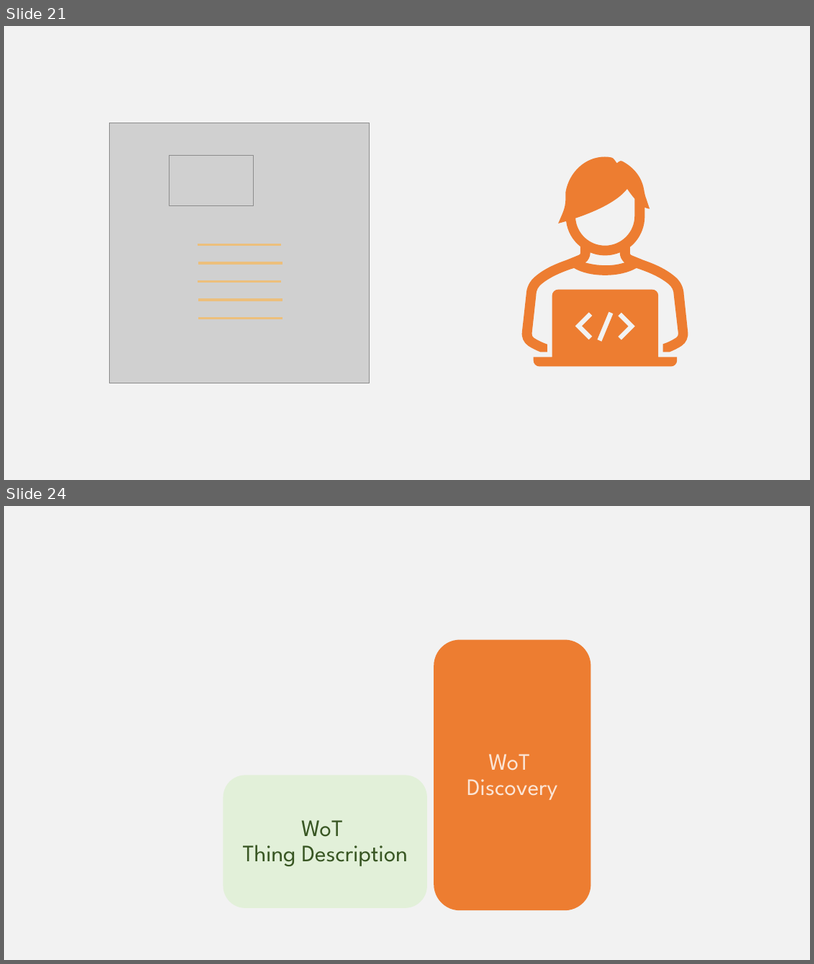
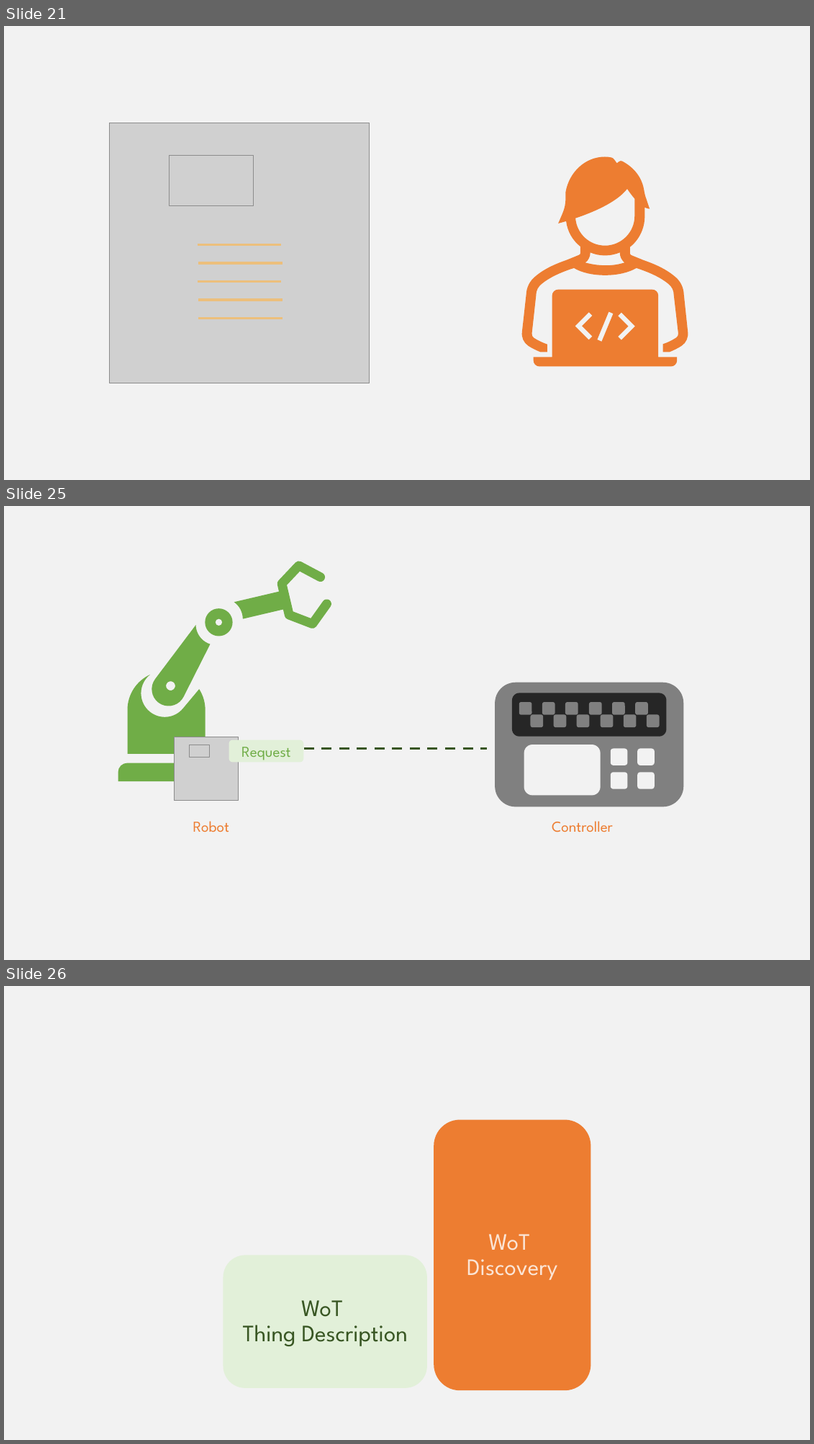
Before and after one commit to w3c/wot-cg, a slide deck: Tutorials/whatiswot/12-Building_Blocks/12-Building_Blocks.pptx. Shown one above the other, each under a label of ours: slides 21 and 24 before the commit, slides 21, 25 and 26 after it; the slides between them are not shown. The pictures are 814x964 and 814x1444 pixels, drawn with LibreOffice and Linux fonts; fonts in the diff are those of the drawing; grey boxes stand for pictures. Boxes give left, top, right and bottom in pixels: in the first picture for what was removed or moved away, otherwise in the second. Text is boxed around its words. In the diff, an @@ line names an element or a change of style, - is before the commit and + after.

```diff
--- a/Tutorials/whatiswot/12-Building_Blocks/12-Building_Blocks.pptx
+++ b/Tutorials/whatiswot/12-Building_Blocks/12-Building_Blocks.pptx
@@ slide 25 added at (4,506,810,960), background #F2F2F2 @@
@@ freeform shape added at (229,541,344,655), fill #70AD47 @@
@@ freeform shape added at (206,608,233,636), fill #70AD47 @@
@@ freeform shape added at (139,623,222,709), fill #70AD47 @@
@@ freeform shape added at (127,674,206,754), fill #70AD47 @@
@@ picture added at (175,737,238,800) @@
@@ rounded rectangle added at (229,739,304,762), fill #E2F0D9, 18 pt, text #70AD47 @@
+Request
@@ freeform shape added at (118,763,215,781), fill #70AD47 @@
@@ picture added at (189,744,210,757) @@
@@ line added from (233, 749) to (487, 749), #385723 3 pt dashed @@
@@ group added at (495,682,684,807): 19 rounded rectangles @@
@@ text added at (193,821,229,832), 18 pt, text #ED7D31 @@
+Robot
@@ text added at (552,821,613,832), 18 pt, text #ED7D31 @@
+Controller
@@ what was slide 24 is now slide 26 @@
```
Also in this commit, not shown: 11 slides changed, 3 other slides added, 2 slides removed.
